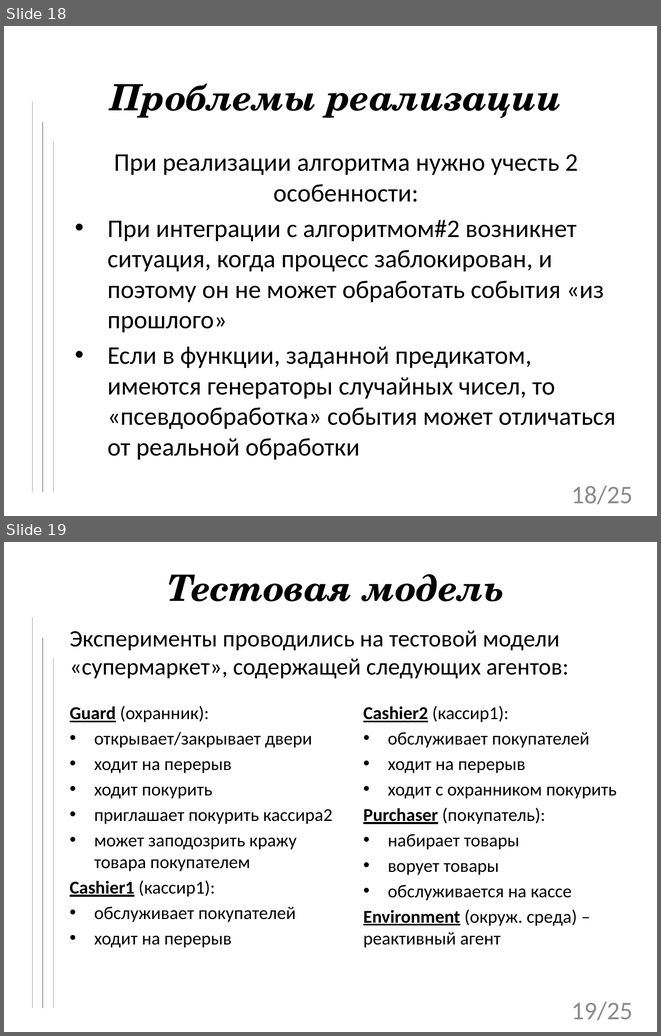
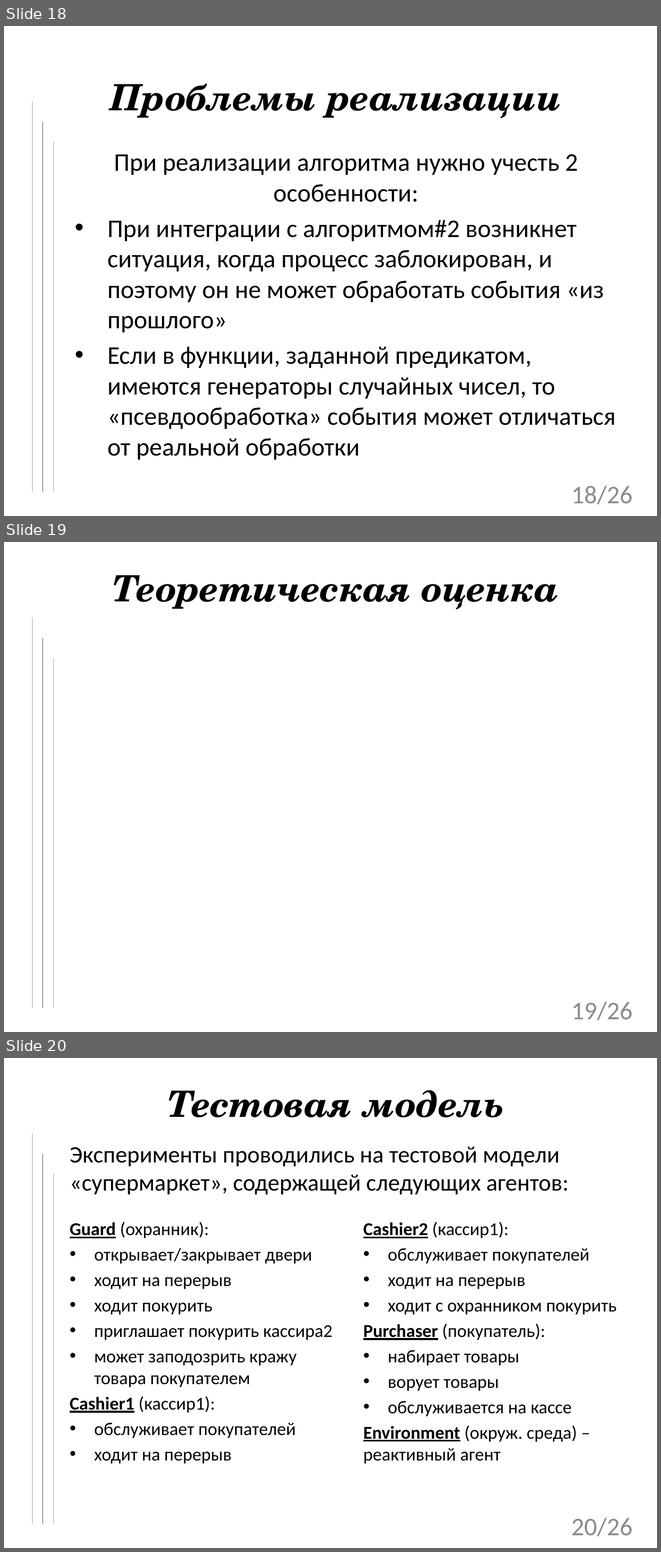
Before and after one commit to tom-trix/SynchAlgorithms, a slide deck: text/Mitrakov.pptx. Shown one above the other, each under a label of ours: slides 18 and 19 before the commit, slides 18, 19 and 20 after it. The pictures are 661x1036 and 661x1552 pixels, drawn with LibreOffice and Linux fonts; fonts in the diff are those of the drawing; grey boxes stand for pictures; background and template pictures are left out. Boxes give left, top, right and bottom in pixels: in the first picture for what was removed or moved away, otherwise in the second. Text is boxed around its words. In the diff, an @@ line names an element or a change of style, - is before the commit and + after.

```diff
--- a/text/Mitrakov.pptx
+++ b/text/Mitrakov.pptx
@@ slide 19 added at (4, 542, 657, 1032), background picture (left out) @@
@@ title added at (113, 575, 558, 609), 40 pt, text #000000, bold, italic @@
+Теоретическая оценка
@@ line added from (32, 617) to (32, 1008), #A6A6A6 0.75 pt @@
@@ line added from (43, 638) to (43, 1008), #A6A6A6 0.75 pt @@
@@ line added from (54, 658) to (54, 1008), #A6A6A6 0.75 pt @@
@@ page number added at (571, 1002, 632, 1020), 28 pt, text #8C8C8C @@
+19/26
@@ page number at (571, 486, 632, 504): text changed @@
-18/25
+18/26
@@ what was slide 19 is now slide 20 @@
@@ page number at (571, 1518, 632, 1536): text changed @@
-19/25
+20/26
```
Also in this commit, not shown: 4 slides changed.
